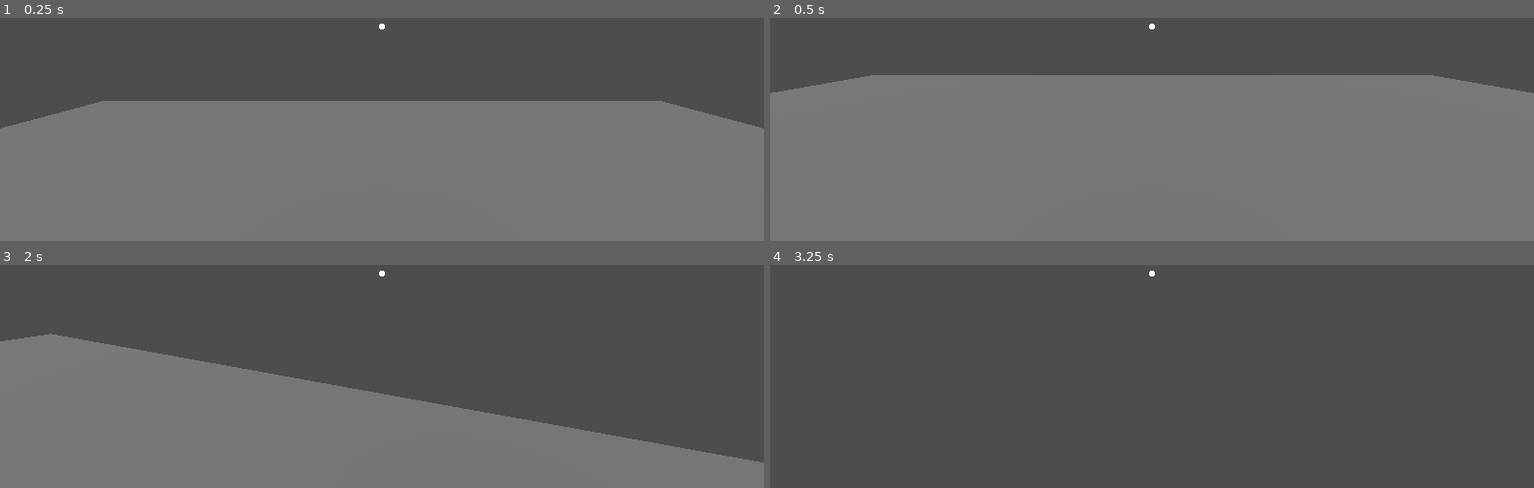
Above: before the commit, frames 1-4 (two rows, left to right).
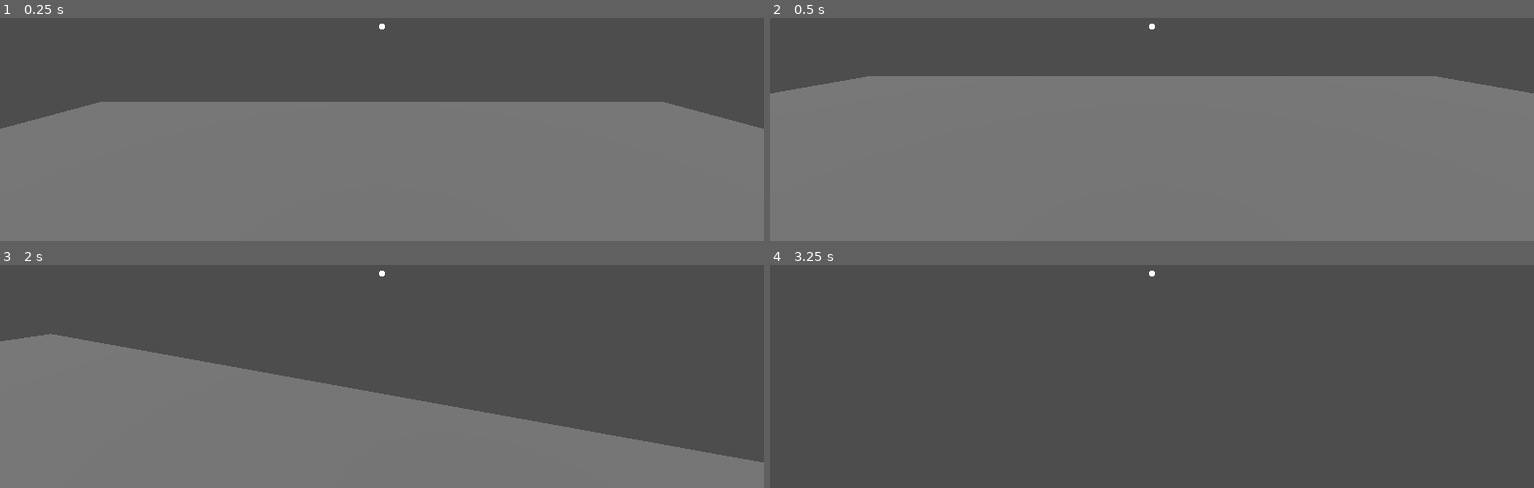
Above: after the commit, the same moments.

Repository: phearbot/Manifold-Godot
Game: Godot game, scene res://scenes/test.tscn
Two runs of this game, one before a commit and one after it. Both use one fixed random seed, a clock stepped at 60 frames per second and the inputs below.
Inputs (mouse positions are in pixels of both pictures, inside the frame that each line leads up to):
- Up to frame 1 (0.25 s): no input
- Up to frame 2 (0.5 s): no input
- Up to frame 3 (2 s): tap Enter (ui_accept) at 0.5, 0.77, 0.8, 1.07, 1.35, 1.52, 1.82 s; move the mouse to (420, 271) at 0.52 s; hold Up (ui_up) from 0.53 s (still down); click (420, 271) at 0.6 s; move the mouse to (343, 276) at 1.27 s; click (343, 276) at 1.55 s
- Up to frame 4 (3.25 s): keep holding Up (ui_up); move the mouse to (1167, 265) at 2.02 s; click (1167, 265) at 2.1 s; tap Enter (ui_accept) at 2.3, 2.75, 3.02 s; move the mouse to (1144, 280) at 2.77 s; click (1144, 280) at 2.85 s

The runs differ from the first frame. In frame 1, 0.4% of the frame differs, in the area x 0-100%, y 37-50%; in frame 2, 0.4%, in the area x 0-100%, y 25-34%; in frame 3, less than 0.1%; in frame 4, nothing differs.

Commit message:
lots of work on the char controller, can now rotate the world to normals of walls.

Diff:
--- a/project.godot
+++ b/project.godot
@@ -19,7 +19,8 @@
 
 window/size/viewport_width=2560
 window/size/viewport_height=1440
-window/size/resizable=false
+window/size/initial_position_type=3
+window/size/initial_screen=2
 
 [input]
 
--- a/scenes/test.tscn
+++ b/scenes/test.tscn
@@ -29,5 +29,7 @@
 [node name="test-cube" parent="Environment" instance=ExtResource("1_adi2o")]
 
 [node name="Player" parent="." instance=ExtResource("1_n1j10")]
+transform = Transform3D(1, 0, 0, 0, 1, 0, 0, 0, 1, 2.08165e-12, 3, 2.08165e-12)
+up_direction = Vector3(2.08165e-12, 1, 2.08165e-12)
 
 [node name="HUD" parent="." instance=ExtResource("3_1xte5")]
--- a/scripts/CharacterController.gd
+++ b/scripts/CharacterController.gd
@@ -1,18 +1,24 @@
 extends CharacterBody3D
-
-# This stutter fix is an option curtesy of this gamer: https://www.youtube.com/watch?v=pqrD3B75yKo
+# A stutter fix ption is suggested by this gamer: https://www.youtube.com/watch?v=pqrD3B75yKo
 # Another option is to dynamically sync refresh rate and physics tic: https://www.reddit.com/r/godot/comments/ynmxf8/protip_for_all_godot_projects_i_just_discovered/
 # I'm a lazy bitch so I just set my physics tic to 144 kekw ¯\_(ツ)_/¯
 
+# MOVEMENT VARIABLES
 const SPEED = 5.0
 const JUMP_VELOCITY = 4.5
 const SENSITIVITY = .003
 
 # WORLD ROTATION VARIABLES
 const ROTATION_TIME = .2
-const RAY_LENGTH = .7
+const RAY_LENGTH = .8
 var target_normal = null
+var is_rotating = false
+var rotating_timer = 0
+var previous_transform
+var target_transform
 
+
+var gravity_to_apply = Vector3.ZERO
 
 # Get the gravity from the project settings to be synced with RigidBody nodes.
 var gravity = ProjectSettings.get_setting("physics/3d/default_gravity")
@@ -29,43 +35,67 @@
 	if event is InputEventMouseMotion:
 		head.rotate_y(-event.relative.x * SENSITIVITY)
 		camera.rotate_x(-event.relative.y * SENSITIVITY)
-		camera.rotation.x = clamp(camera.rotation.x, deg_to_rad(-80), deg_to_rad(80))
+		camera.rotation.x = clamp(camera.rotation.x, deg_to_rad(-90), deg_to_rad(90))
 
 func _physics_process(delta):
 	# Add the gravity.
+
+	if (is_rotating):
+		rotating_timer += delta
+		if (rotating_timer > ROTATION_TIME):
+			rotating_timer = ROTATION_TIME
+			is_rotating = false
+
+		var a = Quaternion(previous_transform.basis)
+		var b = Quaternion(target_transform.basis)
+		transform.basis = Basis(a.slerp(b,rotating_timer/ROTATION_TIME))
+
+		return
+
+
 	if not is_on_floor():
 		#velocity.y -= gravity * delta
-		var velocity_to_apply = ProjectSettings.get_setting("physics/3d/default_gravity_vector") * gravity * delta
-		velocity += velocity_to_apply
-		print("Applying Gravity: ", velocity_to_apply)
+		#var gravity_this_frame = ProjectSettings.get_setting("physics/3d/default_gravity_vector") * gravity * delta
+		gravity_to_apply += ProjectSettings.get_setting("physics/3d/default_gravity_vector") * gravity * delta
+		#velocity += velocity_to_apply
+		#print("Applying Gravity: ", velocity_to_apply)
+	else:
+		gravity_to_apply = Vector3.ZERO
 
 	# Handle Jump.
 	if Input.is_action_just_pressed("ui_accept") and is_on_floor():
-		#velocity.y = JUMP_VELOCITY
-		velocity -= ProjectSettings.get_setting("physics/3d/default_gravity_vector") * JUMP_VELOCITY
+		gravity_to_apply -= ProjectSettings.get_setting("physics/3d/default_gravity_vector") * JUMP_VELOCITY
 
 	# Get the input direction and handle the movement/deceleration.
 	# As good practice, you should replace UI actions with custom gameplay actions.
 	var input_dir = Input.get_vector("ui_left", "ui_right", "ui_up", "ui_down")
-	var direction = (head.transform.basis * Vector3(input_dir.x, 0, input_dir.y)).normalized()
+	var direction = (head.global_transform.basis * Vector3(input_dir.x, 0, input_dir.y)).normalized()
 
 	# GRAVITY FLIPPING BREAKS HERE BECAUSE X/Z ARE BEING SET TO 0
-	if direction:
-		velocity.x = direction.x * SPEED
-		velocity.z = direction.z * SPEED
-	else:
-		velocity.x = move_toward(velocity.x, 0, SPEED)
-		velocity.z = move_toward(velocity.z, 0, SPEED)
+	var proposed_velocity = direction * SPEED + gravity_to_apply
+	velocity = proposed_velocity
+
+
+	# Checks for input, null values, and the last guy makes sure you aren't clicking the floor
+	if (Input.is_action_just_pressed("interact") && target_normal != null && not global_transform.basis.y.is_equal_approx(target_normal)):
+		# Sets project gravity vector and game controller up direction
+		ProjectSettings.set_setting("physics/3d/default_gravity_vector", -target_normal)
+		up_direction = target_normal
+
+		# Sets
+		previous_transform = transform
+		target_transform = align_with_y(global_transform, target_normal)
+		is_rotating = true
+		rotating_timer = 0
+
+
+		print("Default Gravity Vector: ", ProjectSettings.get_setting("physics/3d/default_gravity_vector"))
 
 	move_and_slide()
 
 
 func _process(delta):
-	if (Input.is_action_just_pressed("interact") && target_normal != null):
-		print("Target Normal: ", target_normal)
-		ProjectSettings.set_setting("physics/3d/default_gravity_vector", target_normal)
-		print("Default Gravity Vector: ", ProjectSettings.get_setting("physics/3d/default_gravity_vector"))
-
+	# Clicking switches the gravity to the inverse of the normal you click (The surface you clicked is now "the ground")
 
 	# Raycast for detecting normals
 	var cam = $Head/Camera3D
@@ -74,11 +104,14 @@
 	var query = PhysicsRayQueryParameters3D.create(cam.global_position, cam.global_position - cam.global_transform.basis.z * RAY_LENGTH)
 	var collision = space.intersect_ray(query)
 	if collision:
-		#$CanvasLayer/Label.text = collision.collider.name
-
 		target_normal = collision.normal
 	else:
-		#$CanvasLayer/Label.text = ""
-		#print("no hit")
 		target_normal = null
-		pass
+
+
+# Finds the rotation axis (Perpendicular to the current y (up) and the proposed y)
+# https://docs.godotengine.org/en/stable/tutorials/math/vector_math.html#cross-product
+func align_with_y(xform, new_y):
+	var rotation_axis = xform.basis.y.cross(new_y)
+	xform = xform.rotated(rotation_axis, TAU/4) #TAU/4 is just 90 degrees
+	return xform
